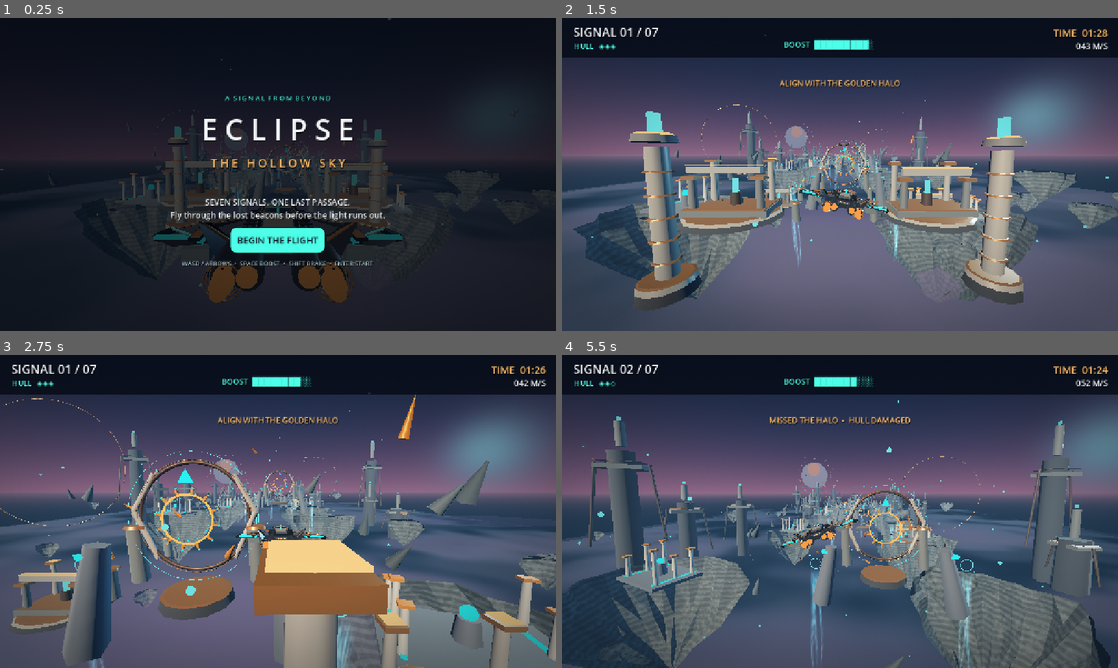
Above: before the commit, frames 1-4 (two rows, left to right).
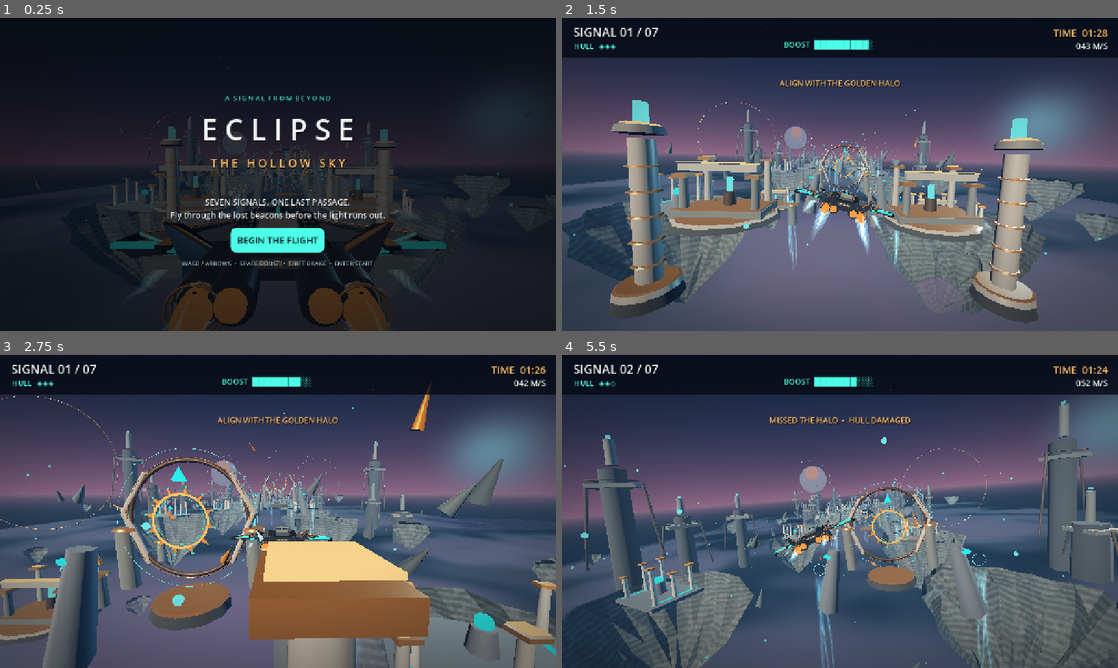
Above: after the commit, the same moments.

Repository: tpylman90-ctrl/Eclipse-The-Hollow-Sky
Game: Godot game, scene res://scenes/main.tscn
Two runs of this game, one before a commit and one after it. Both use one fixed random seed, a clock stepped at 60 frames per second and the inputs below.
Inputs:
- Up to frame 1 (0.25 s): no input
- Up to frame 2 (1.5 s): click "BEGIN THE FLIGHT" at 0.5 s; tap Enter (start_game) at 1.25 s; hold D (steer_right) from 1.28 s (still down); hold Space (boost) from 1.28 s (still down)
- Up to frame 3 (2.75 s): release D (steer_right) at 2.03 s; release Space (boost) at 2.03 s; hold Shift (brake) from 2.03 s (still down); tap Space (boost) at 2.1 s
- Up to frame 4 (5.5 s): release Shift (brake) at 2.78 s; hold D (steer_right) 2.78-3.53 s; hold Enter (start_game) 2.78-3.53 s; tap Space (boost) at 3.05, 3.6, 5.3 s; hold W (steer_up) 3.53-4.28 s; hold Space (boost) 4.28-5.03 s; hold A (steer_left) from 4.28 s (still down); tap Enter (start_game) at 5.1 s

The runs differ from the first frame. In frame 1, 9.1% of the frame differs, in the area x 0-100%, y 0-100%; in frame 2, 24%; in frame 3, 25%; in frame 4, 27%, in the area x 0-100%, y 10-100%.

Commit message:
Make skiff visually prominent with bank-reactive camera and animated ion trails

Diff:
--- a/scripts/flight.gd
+++ b/scripts/flight.gd
@@ -1,6 +1,7 @@
 extends Node3D
 
 const SkiffArtScript = preload("res://scripts/skiff_art.gd")
+const ThrusterFXScript = preload("res://scripts/thruster_fx.gd")
 ## Lightweight third-person flight controller and original hard-surface skiff mesh.
 
 var active := false
@@ -13,6 +14,7 @@
 var chase_camera: Camera3D
 var plume_left: MeshInstance3D
 var plume_right: MeshInstance3D
+var ion_wake
 
 var hull_mat: StandardMaterial3D
 var armor_mat: StandardMaterial3D
@@ -34,14 +36,17 @@
     var detail := SkiffArtScript.new()
     detail.name = "HullDetailArt"
     body.add_child(detail)
+    ion_wake = ThrusterFXScript.new()
+    ion_wake.name = "IonWakeFX"
+    body.add_child(ion_wake)
     chase_camera = Camera3D.new()
     chase_camera.name = "ChaseCamera"
     chase_camera.current = true
-    chase_camera.fov = 74.0
+    chase_camera.fov = 72.0
     chase_camera.near = 0.13
     chase_camera.far = 1450.0
     get_parent().add_child(chase_camera)
-    chase_camera.global_position = global_position + Vector3(0.0, 4.8, 12.0)
+    chase_camera.global_position = global_position + Vector3(0.0, 4.0, 10.4)
     chase_camera.look_at(global_position + Vector3(0.0, 1.0, -12.0), Vector3.UP)
 
 
@@ -211,10 +216,13 @@
     else:
         body.position.y = sin(phase * 1.8) * 0.15
         body.rotation.z = lerpf(body.rotation.z, 0.0, delta * 1.5)
+    if ion_wake != null:
+        ion_wake.update_wake(delta, active, current_boost, forward_speed)
     if plume_left != null:
         plume_left.scale.z = lerpf(plume_left.scale.z, 3.3 if current_boost else 1.6, delta * 9.0)
         plume_right.scale.z = plume_left.scale.z
-    var follow_pos := global_position + Vector3(0.0, 4.4, 11.8)
+    var follow_pos := global_position + Vector3(-velocity_xy.x * 0.017, 3.9 - velocity_xy.y * 0.013, 10.4)
     chase_camera.global_position = chase_camera.global_position.lerp(follow_pos, minf(1.0, delta * 5.5))
-    chase_camera.look_at(global_position + Vector3(0.0, 0.7, -18.0), Vector3.UP)
-    chase_camera.fov = lerpf(chase_camera.fov, 83.0 if current_boost else 74.0, minf(1.0, delta * 3.5))
+    chase_camera.look_at(global_position + Vector3(0.0, 0.7, -20.0), Vector3.UP)
+    chase_camera.rotate_object_local(Vector3.FORWARD, clampf(velocity_xy.x * -0.0027, -0.085, 0.085))
+    chase_camera.fov = lerpf(chase_camera.fov, 82.0 if current_boost else 72.0, minf(1.0, delta * 3.5))
